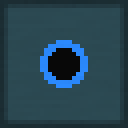
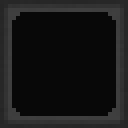
The second 128px x 128px image is a revision of the first. Changes to its layers:
hid "hole" over (x1=48, y1=48, x2=80, y2=80)
hid "input" over (x1=40, y1=40, x2=88, y2=88)
showed "screen" over (x1=12, y1=12, x2=116, y2=116)
